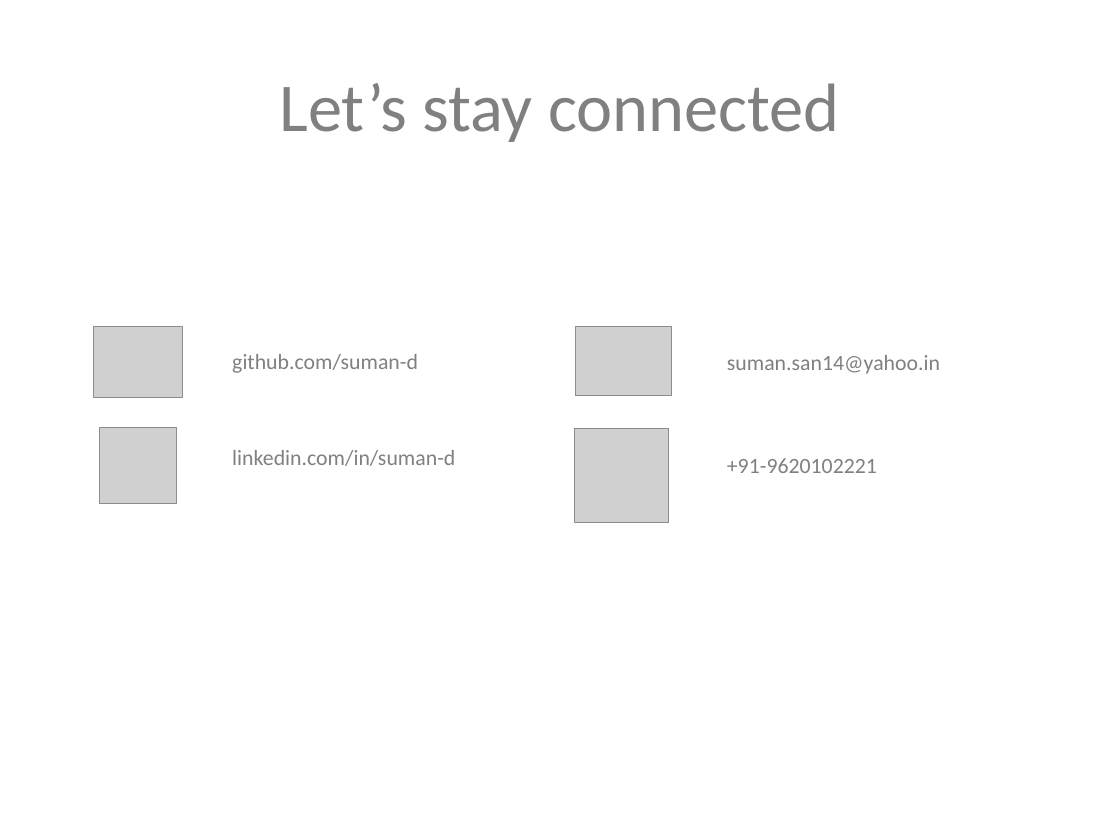
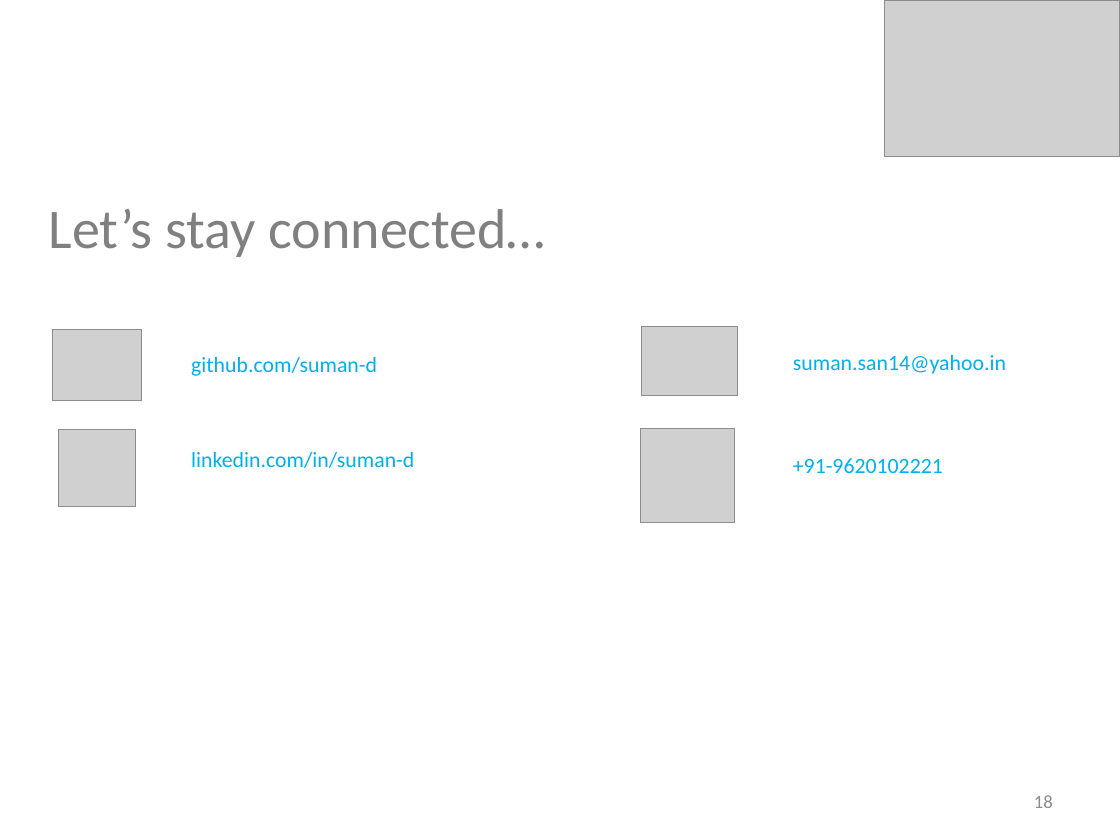
Before and after one commit to suman-d/DO-Assignment, a slide deck: slide 18 of Docker Fundamentals.pptx (slide 19 before the commit). Drawn at 1120x840 pixels with LibreOffice and Linux fonts; fonts in the diff are those of the drawing; grey boxes stand for pictures. Boxes give left, top, right and bottom in pixels: in the first picture for what was removed or moved away, otherwise in the second. Text is boxed around its words. In the diff, an @@ line names an element or a change of style, - is before the commit and + after.

```diff
--- a/Docker Fundamentals.pptx
+++ b/Docker Fundamentals.pptx
@@ picture added at [885,0,1120,157] @@
@@ title at [49,209,545,257]: text changed; size 44 to 36 pt @@
-Let’s stay connected
+Let’s stay connected…
@@ picture: place and size @@
-picture at [100,427,176,503]
+picture at [59,430,136,506]
@@ 2 texts, 1 picture: place and size @@
-2 texts, 1 picture at [93,327,455,466]
+2 texts, 1 picture at [53,329,414,468]
@@ text colour #808080 to #00B0F0 in 4 elements at [191,357,377,376], [191,452,414,468], [793,355,1006,374], [793,458,943,473] @@
@@ 2 pictures, 2 texts: place and size @@
-2 pictures, 2 texts at [575,327,940,522]
+2 pictures, 2 texts at [641,327,1006,522]
@@ page number added at [1034,795,1053,808], 12 pt, text #8C8C8C @@
+18
```
Also in this commit, not shown: 15 other slides changed, 2 slides added, 8 slides removed.
